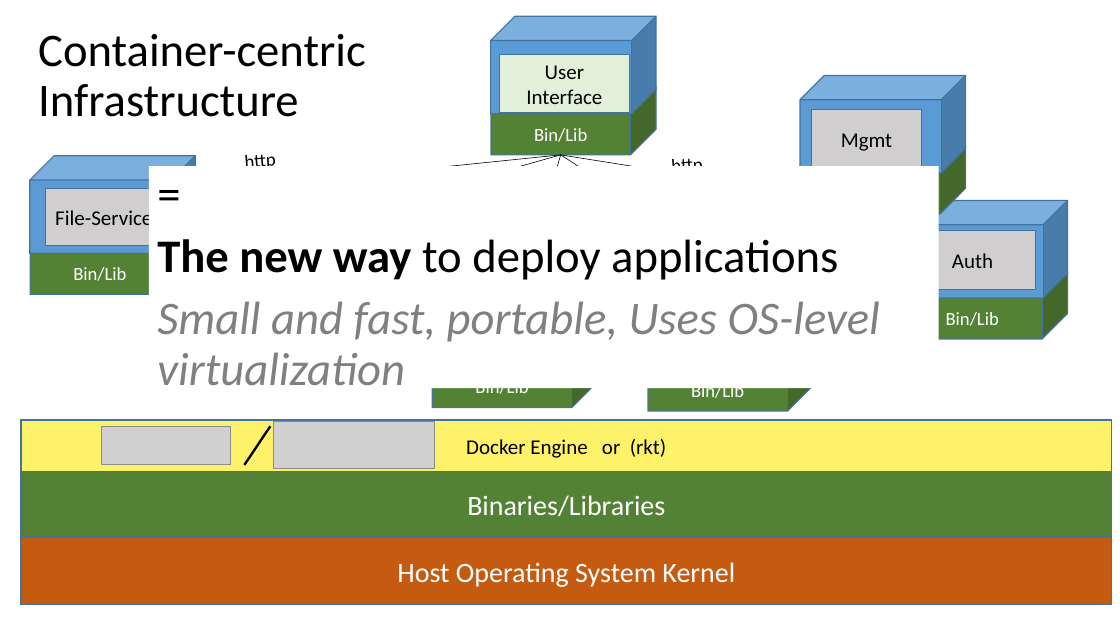
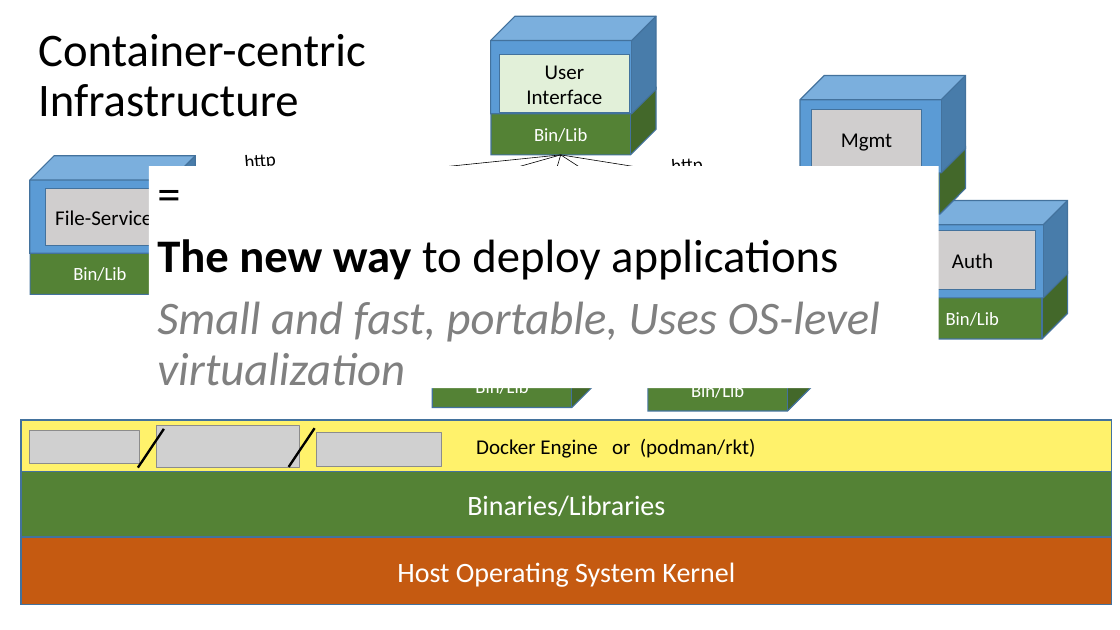
Before and after one commit to eylonmalin/k8s-training, a slide deck: slide 13 of day-1/Using Kubernetes Day 1.pptx. Drawn at 1120x630 pixels with LibreOffice and Linux fonts; fonts in the diff are those of the drawing; grey boxes stand for pictures. Boxes give left, top, right and bottom in pixels: in the first picture for what was removed or moved away, otherwise in the second. Text is boxed around its words. In the diff, an @@ line names an element or a change of style, - is before the commit and + after.

```diff
--- a/day-1/Using Kubernetes Day 1.pptx
+++ b/day-1/Using Kubernetes Day 1.pptx
@@ picture: place and size @@
-picture at [102, 426, 231, 465]
+picture at [30, 430, 140, 463]
@@ line moved from (271, 426) - (245, 465) to (164, 429) - (138, 468) @@
@@ picture: place and size @@
-picture at [274, 421, 435, 469]
+picture at [156, 426, 299, 468]
@@ line added from (315, 429) to (289, 467), #000000 2 pt @@
@@ picture added at [317, 433, 441, 466] @@
@@ text in rectangle at [476, 439, 756, 458]: text changed @@
-Docker Engine or (rkt)
+Docker Engine or (podman/rkt)
```
Also in this commit, not shown: 1 other slide changed, 1 other file.
